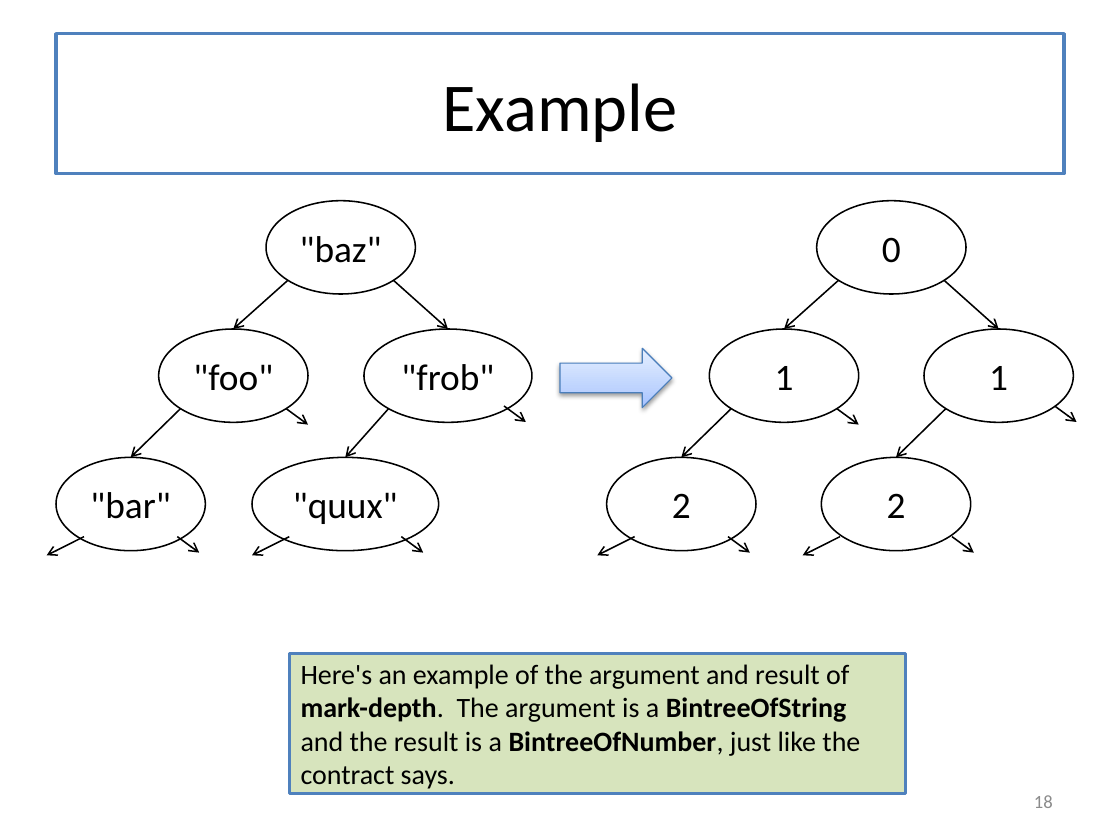
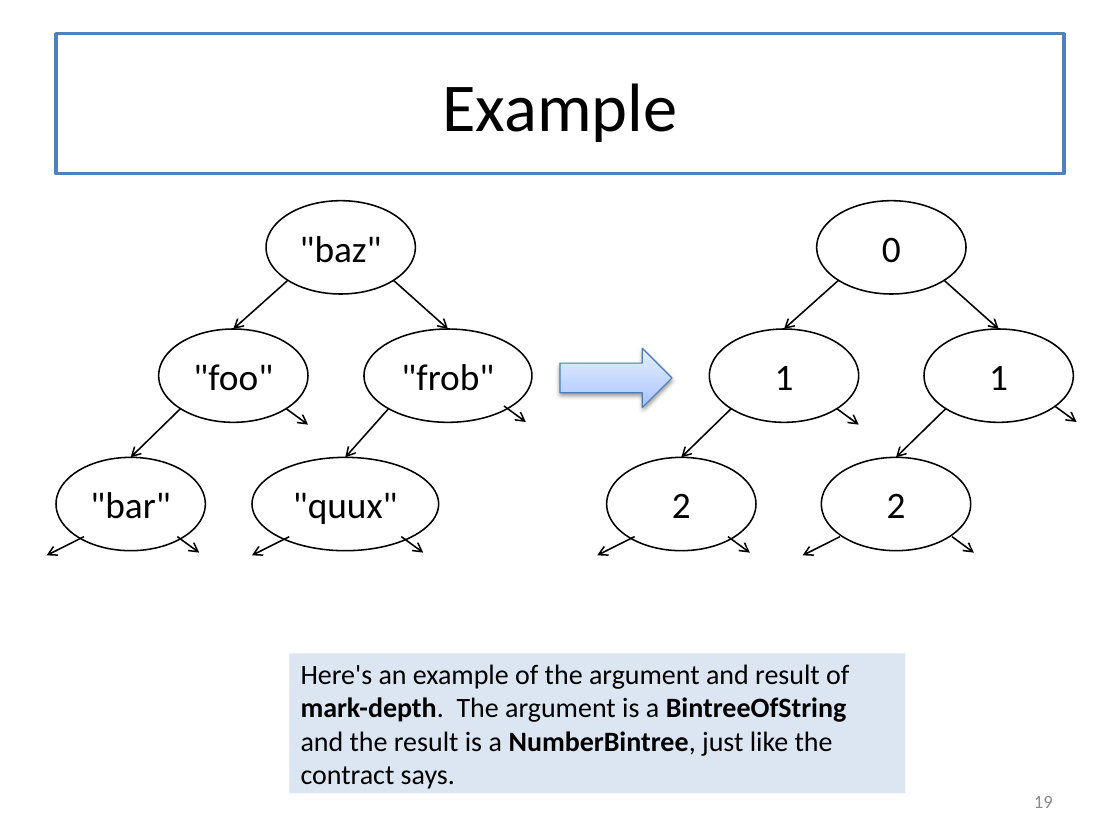
Before and after one commit to mwand/cs5010f17, a slide deck: slide 19 of Slides/Lesson 7.1-7.3 Invariants Combined.pptx (slide 18 before the commit). Drawn at 1120x840 pixels with LibreOffice and Linux fonts; fonts in the diff are those of the drawing. Boxes give left, top, right and bottom in pixels: in the first picture for what was removed or moved away, otherwise in the second. Text is boxed around its words. In the diff, an @@ line names an element or a change of style, - is before the commit and + after.

```diff
--- a/Slides/Lesson 7.1-7.3 Invariants Combined.pptx
+++ b/Slides/Lesson 7.1-7.3 Invariants Combined.pptx
@@ rectangle "Here's an example of the ..." at [289, 653, 905, 793]: fill #D7E4BD to #DCE6F2; outline #4F81BD 2 pt to none @@
@@ text in rectangle at [301, 664, 849, 789]: text changed @@
-Here's an example of the argument and result of mark-depth. The argument is a BintreeOfString and the result is a BintreeOfNumber, just like the contract says.
+Here's an example of the argument and result of mark-depth. The argument is a BintreeOfString and the result is a NumberBintree, just like the contract says.
@@ page number at [1034, 796, 1053, 808]: text changed @@
-18
+19
```
Also in this commit, not shown: 8 other slides changed, 4 slides added.
